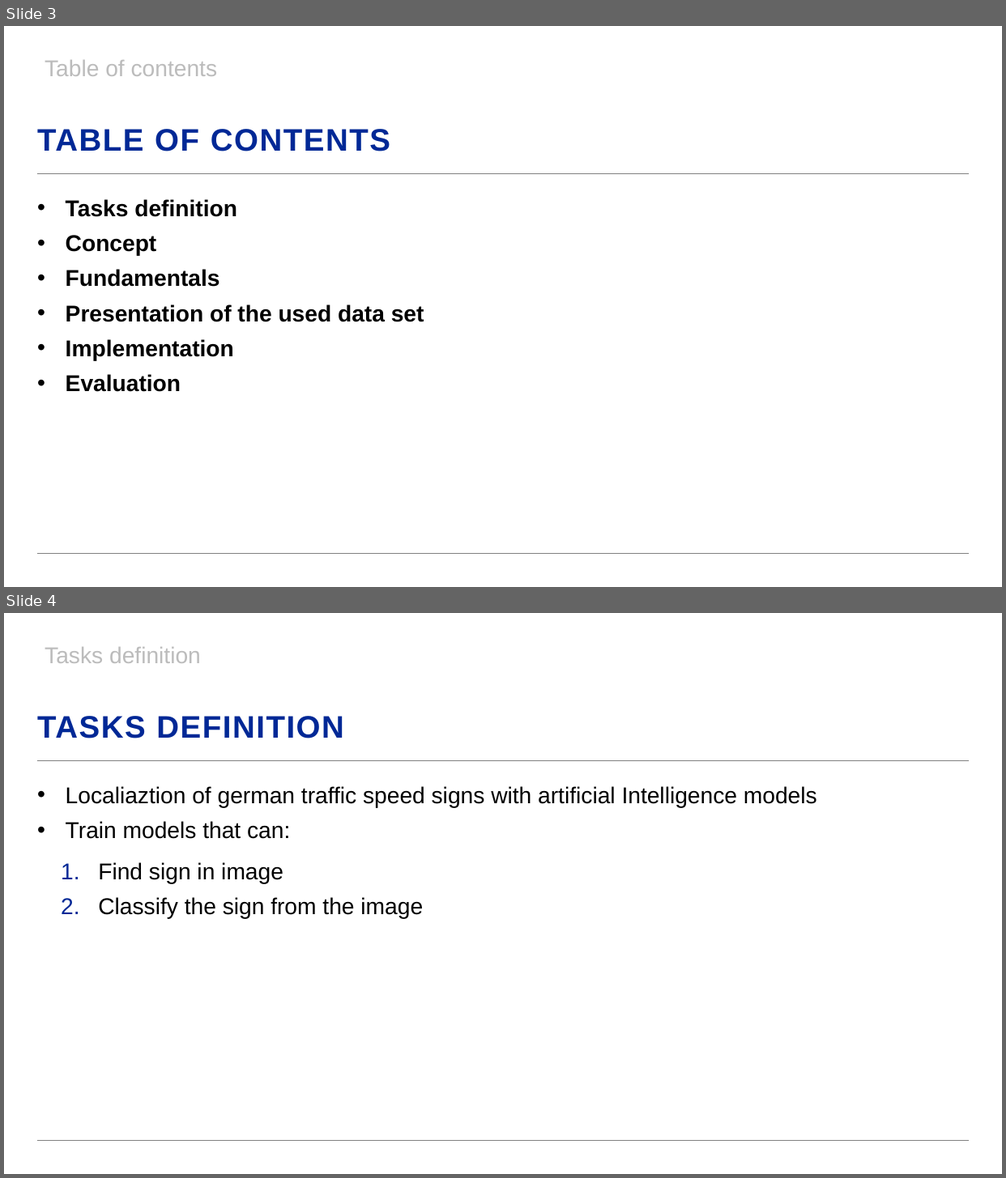
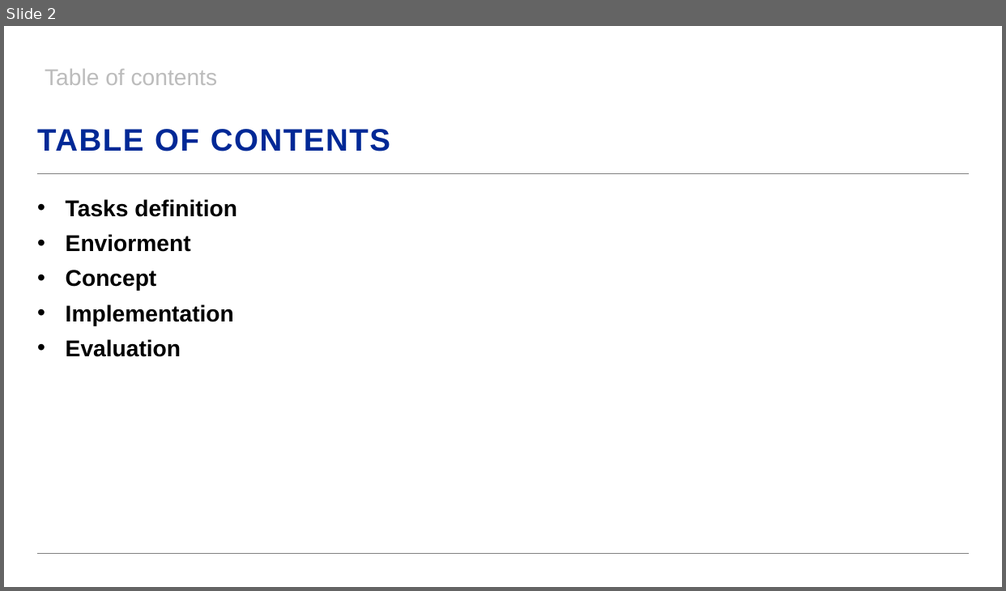
Before and after one commit to dominik-buecher/Architectur_Planning, a slide deck: Architecture_and_Planning.pptx. Shown one above the other, each under a label of ours: slides 3 and 4 before the commit, slide 2 after it. The pictures are 1006x1178 and 1006x591 pixels, drawn with LibreOffice and Linux fonts; fonts in the diff are those of the drawing; background and template pictures are left out. Boxes give left, top, right and bottom in pixels: in the first picture for what was removed or moved away, otherwise in the second. Text is boxed around its words. In the diff, an @@ line names an element or a change of style, - is before the commit and + after.

```diff
--- a/Architecture_and_Planning.pptx
+++ b/Architecture_and_Planning.pptx
@@ slide 4 removed at [4,613,1002,1174], background #FFFFFF; not listed: 2 template elements that a slide beside it also shows @@
@@ text removed at [44,647,201,663] @@
-Tasks definition
@@ title removed at [37,716,343,739] @@
-TASKS DEFINITION
@@ text removed at [66,786,817,919] @@
-• Localiaztion of german traffic speed signs with artificial Intelligence models
-• Train models that can:
-  1. Find sign in image
-  2. Classify the sign from the image
@@ what was slide 3 is now slide 2 @@
@@ slide 2 changed as well @@
@@ text "Table of contents": place and size @@
-text "Table of contents" at [44,60,218,76]
+text "Table of contents" at [44,69,218,85]
@@ text at [66,234,191,252]: paragraph added @@
+• Enviorment
@@ text at [66,269,424,322]: paragraphs removed @@
-• Fundamentals
-• Presentation of the used data set
```
Also in this commit, not shown: 13 slides added, 4 other slides removed, 21 other files.
